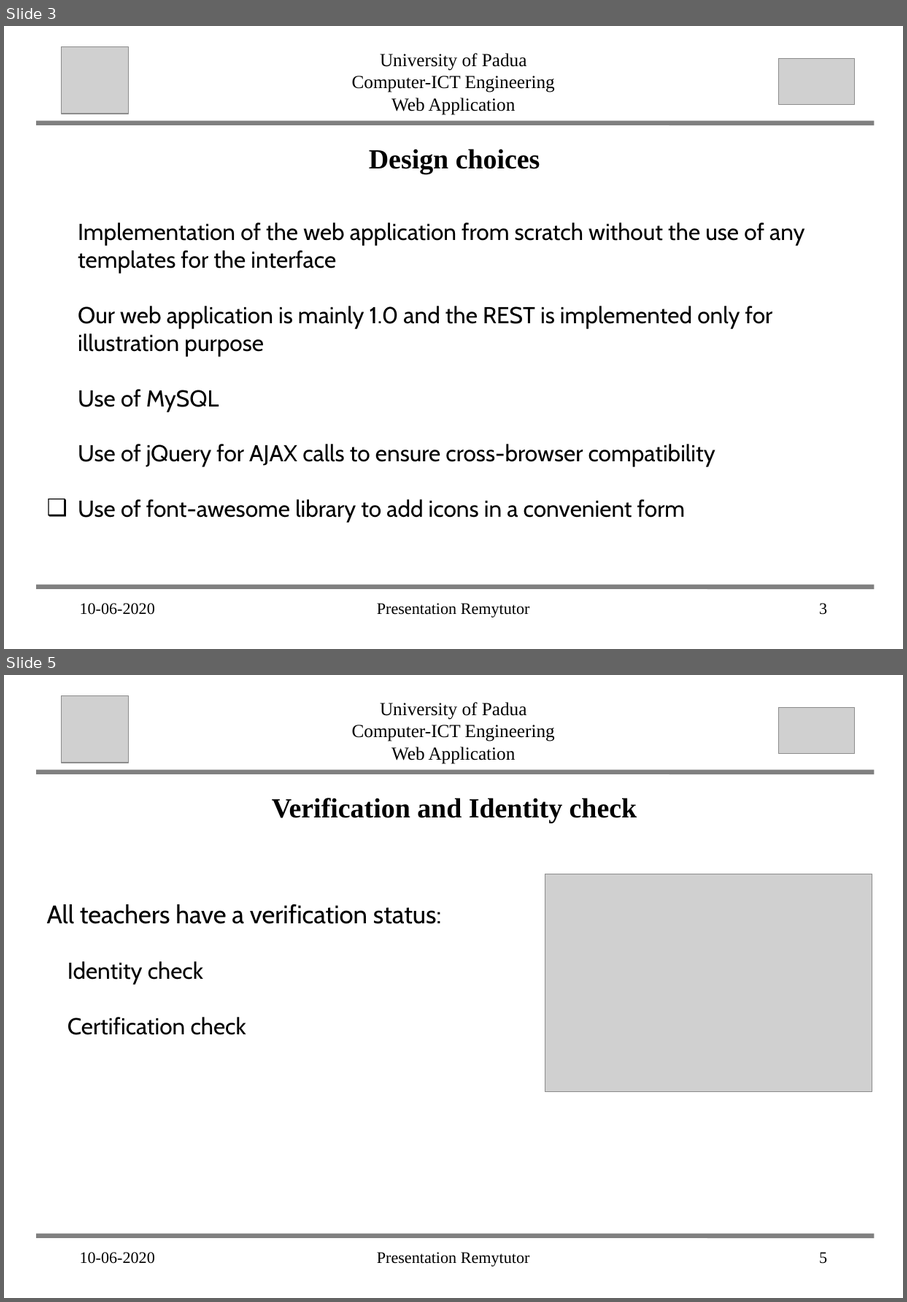
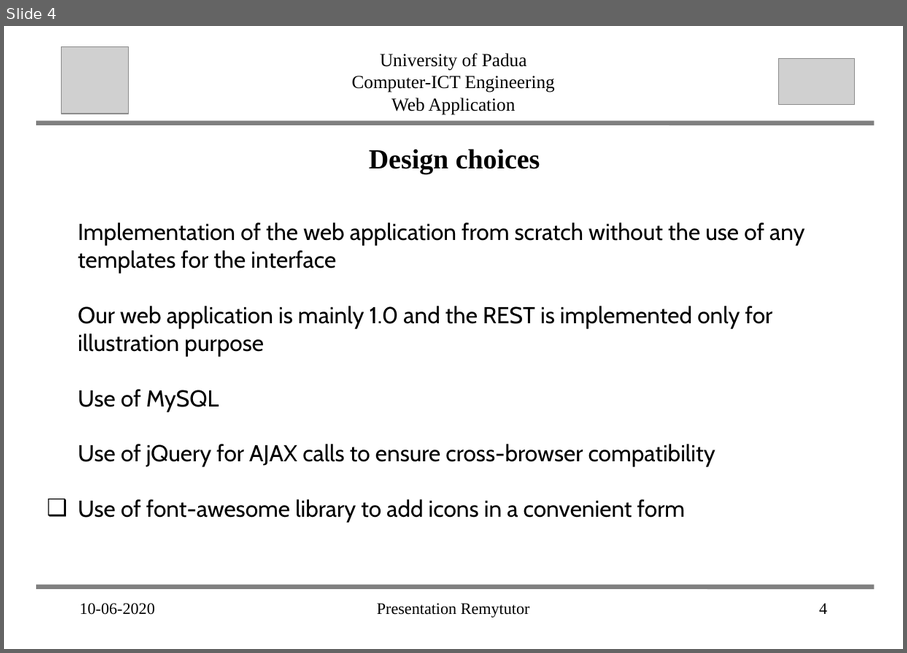
Before and after one commit to abahmadb/Web-Applications, a slide deck: HW2-RemuTutor-2019-2020 - Victor.ppt. Shown one above the other, each under a label of ours: slides 3 and 5 before the commit, slide 4 after it; the slides between them are not shown. The pictures are 907x1302 and 907x653 pixels, drawn with LibreOffice and Linux fonts; fonts in the diff are those of the drawing; grey boxes stand for pictures. Boxes give left, top, right and bottom in pixels: in the first picture for what was removed or moved away, otherwise in the second. Text is boxed around its words. In the diff, an @@ line names an element or a change of style, - is before the commit and + after.

```diff
--- a/HW2-RemuTutor-2019-2020 - Victor.ppt
+++ b/HW2-RemuTutor-2019-2020 - Victor.ppt
@@ slide 5 removed at (4, 675, 903, 1298), background #FFFFFF @@
@@ picture removed at (61, 695, 128, 763) @@
@@ text removed at (352, 702, 555, 764) @@
-University of Padua
-Computer-ICT Engineering
-Web Application
@@ picture removed at (778, 707, 854, 753) @@
@@ line removed from (39, 772) to (872, 772) @@
@@ text removed at (272, 798, 638, 823) @@
-Verification and Identity check
@@ picture removed at (545, 874, 872, 1092) @@
@@ text removed at (47, 904, 442, 1035) @@
-All teachers have a verification status:
-❑ Identity check
-❑ Certification check
@@ line removed from (39, 1235) to (872, 1235) @@
@@ text removed at (80, 1252, 155, 1263) @@
-10-06-2020
@@ text removed at (377, 1252, 530, 1266) @@
-Presentation Remytutor
@@ page number removed at (819, 1252, 827, 1263) @@
-5
@@ what was slide 3 is now slide 4 @@
@@ page number at (819, 603, 827, 614): text changed @@
-3
+4
```
Also in this commit, not shown: 1 slide changed, 4 other slides removed.
